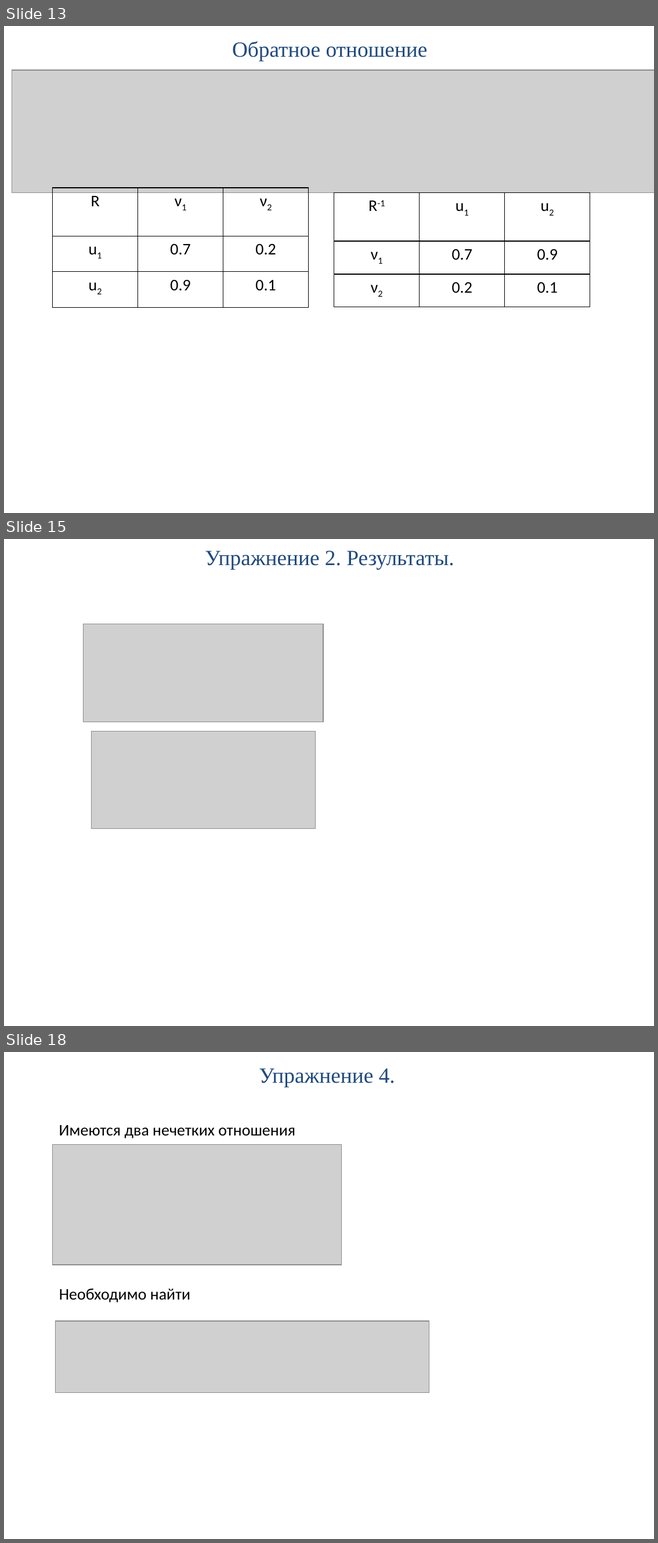
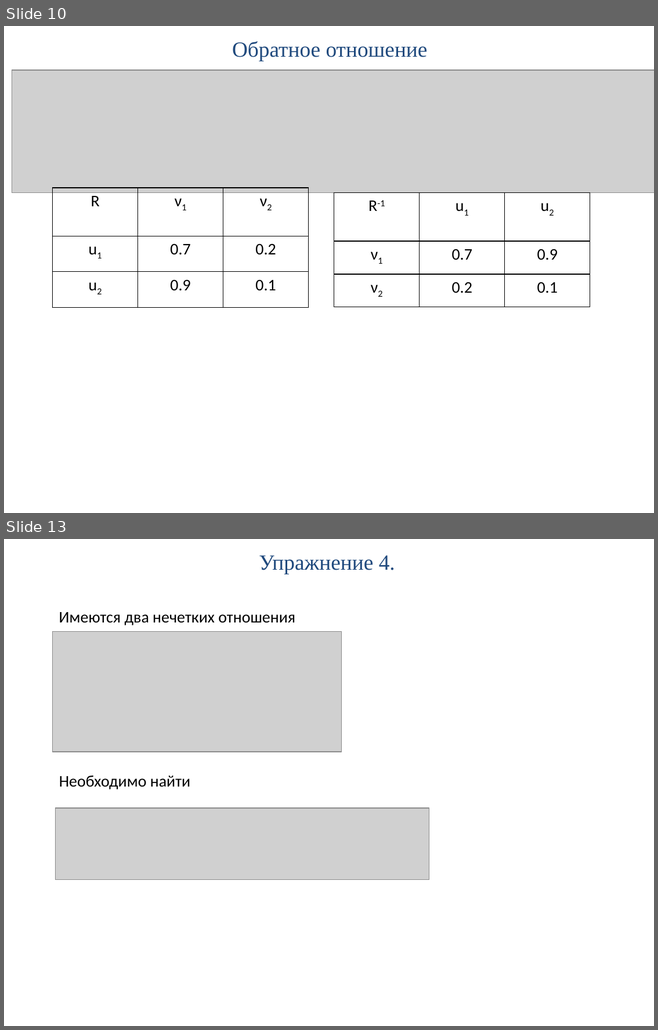
Before and after one commit to PPPoE15/MASTER, a slide deck: 2_sem/ISU/practice/ИСУ_практ_2.pptx. Shown one above the other, each under a label of ours: slides 13, 15 and 18 before the commit, slides 10 and 13 after it; the slides between them are not shown. The pictures are 658x1543 and 658x1030 pixels, drawn with LibreOffice and Linux fonts; fonts in the diff are those of the drawing; grey boxes stand for pictures. Boxes give left, top, right and bottom in pixels: in the first picture for what was removed or moved away, otherwise in the second. Text is boxed around its words. In the diff, an @@ line names an element or a change of style, - is before the commit and + after.

```diff
--- a/2_sem/ISU/practice/ИСУ_практ_2.pptx
+++ b/2_sem/ISU/practice/ИСУ_практ_2.pptx
@@ slide 15 removed at bbox=[4, 539, 654, 1026], background #FFFFFF @@
@@ title removed at bbox=[205, 551, 454, 570] @@
-Упражнение 2. Результаты.
@@ picture removed at bbox=[83, 624, 323, 722] @@
@@ picture removed at bbox=[91, 732, 315, 829] @@
@@ what was slide 13 is now slide 10 @@
@@ what was slide 18 is now slide 13 @@
```
Also in this commit, not shown: 7 slides changed, 8 other slides removed, 8 other files.
